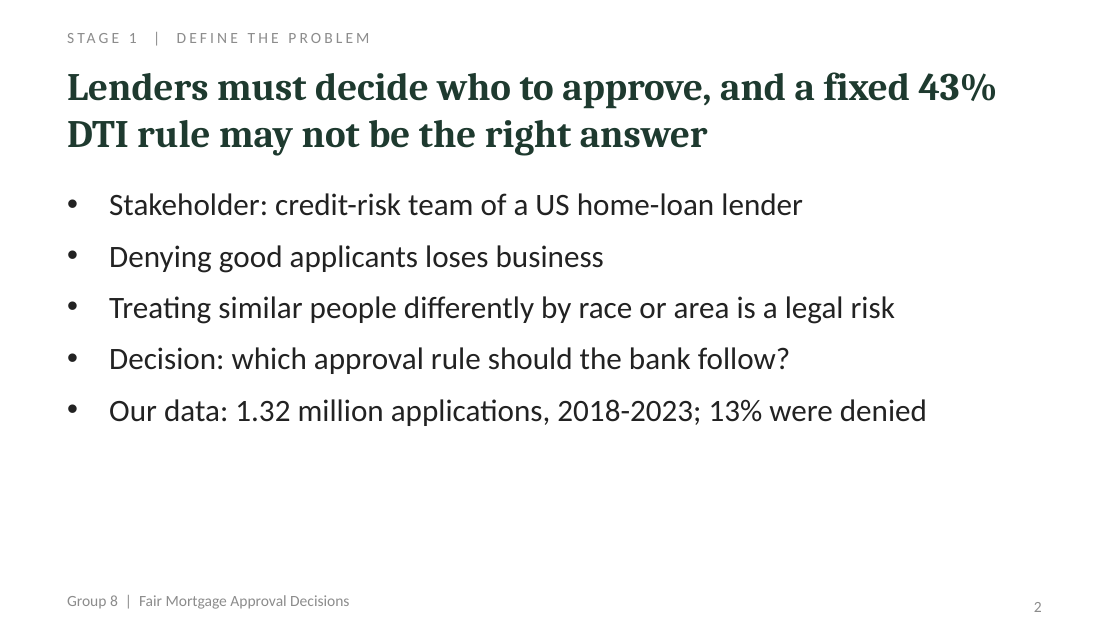
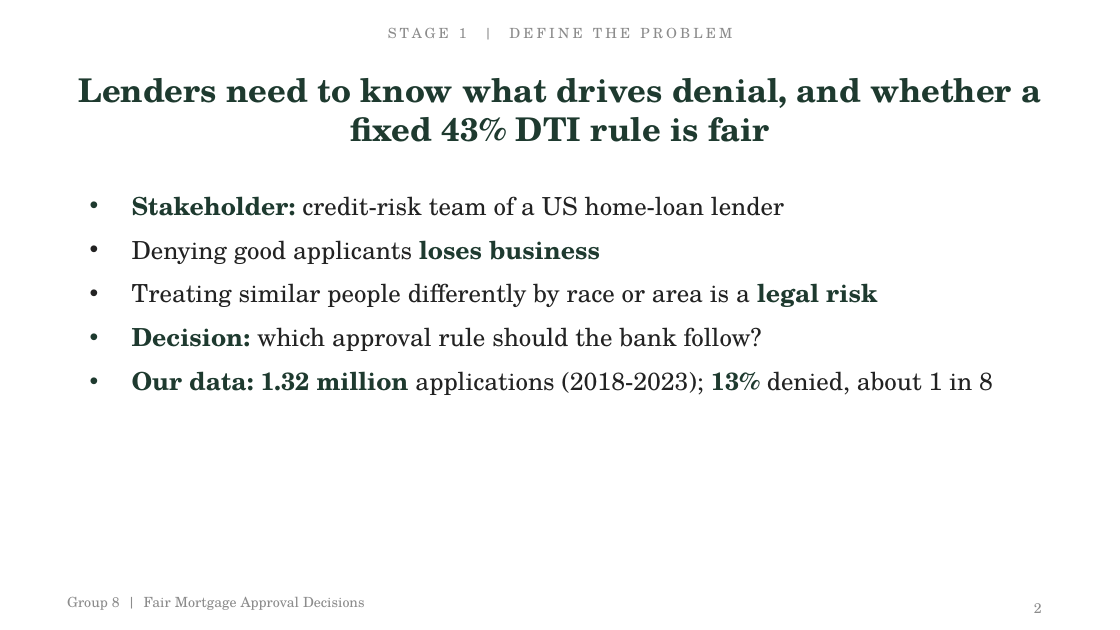
Before and after one commit to Rishhhhub/fair-mortgage-approval, a slide deck: slide 2 of deliverables/Group_8_Fair_Mortgage_Approval_Decisions_Presentation.pptx. Drawn at 1120x630 pixels with LibreOffice and Linux fonts; fonts in the diff are those of the drawing. Boxes give left, top, right and bottom in pixels: in the first picture for what was removed or moved away, otherwise in the second. Text is boxed around its words. In the diff, an @@ line names an element or a change of style, - is before the commit and + after.

```diff
--- a/deliverables/Group_8_Fair_Mortgage_Approval_Decisions_Presentation.pptx
+++ b/deliverables/Group_8_Fair_Mortgage_Approval_Decisions_Presentation.pptx
@@ text "STAGE 1 | DEFINE THE ..." at (x1=388, y1=28, x2=732, y2=38): size 10 to 9 pt, font Calibri to TeX Gyre Schola; alignment left to centre @@
@@ text "Lenders need to know what ..." at (x1=78, y1=78, x2=1041, y2=142): vertical alignment top to middle @@
@@ text at (x1=78, y1=78, x2=1041, y2=142): text changed; size 25 to 21 pt; font Cambria to TeX Gyre Schola @@
-Lenders must decide who to approve, and a fixed 43% DTI rule may not be the right answer
+Lenders need to know what drives denial, and whether a fixed 43% DTI rule is fair
@@ text "Stakeholder: credit-risk team of a ..." moved from (x1=109, y1=193, x2=927, y2=426) to (x1=132, y1=196, x2=993, y2=395) @@
@@ text at (x1=132, y1=196, x2=877, y2=351): size 20 to 16 pt, font Calibri to TeX Gyre Schola in "Stakeholder: credit-risk team of a US home-loan ...", "Denying good applicants loses business", "Treating similar people differently by race or ...", "Decision: which approval rule should the bank ..."; text colour #222222 to #1E3A2F, bold on in "Stakeholder:", "loses business", "legal risk", "Decision:" @@
@@ text at (x1=132, y1=371, x2=993, y2=395): text changed; size 20 to 16 pt; font Calibri to TeX Gyre Schola @@
-• Our data: 1.32 million applications, 2018-2023; 13% were denied
+• Our data: 1.32 million applications (2018-2023); 13% denied, about 1 in 8
@@ text "Group 8 | Fair Mortgage ..." at (x1=67, y1=597, x2=365, y2=610): size 10 to 9 pt, font Calibri to TeX Gyre Schola @@
@@ page number at (x1=1034, y1=603, x2=1042, y2=613): size 10 to 9 pt, font Calibri to TeX Gyre Schola @@
```
Also in this commit, not shown: 15 other slides changed, 4 other files.
